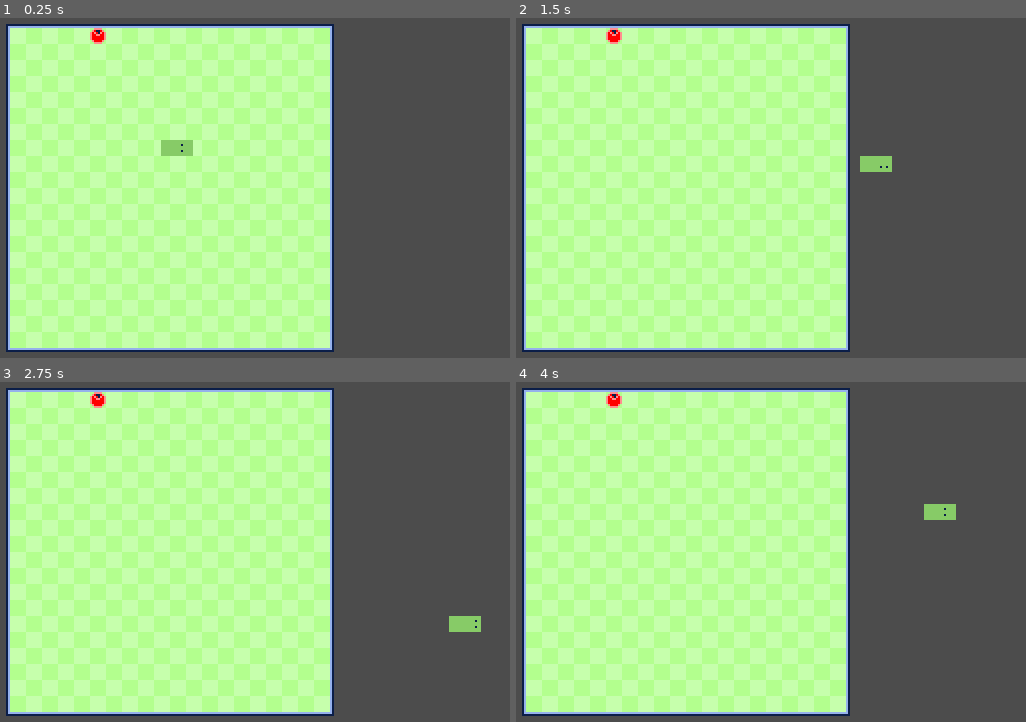
Above: before the commit, frames 1-4 (two rows, left to right).
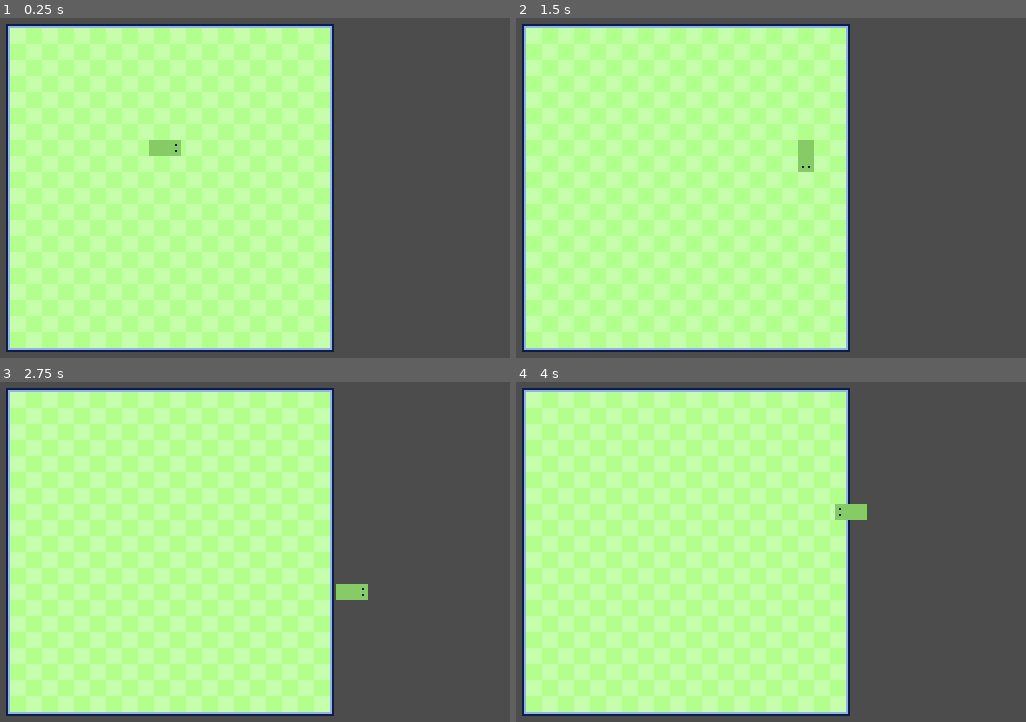
Above: after the commit, the same moments.

Repository: JustKwa/Snak-e
Game: Godot game, scene res://Scenes/level.tscn
Same seed, same stepped clock (60 frames per second), same inputs: the game is played once before the commit and once after it.
Inputs:
- Up to frame 1 (0.25 s): no input
- Up to frame 2 (1.5 s): hold Right (ui_right) 0.53-1.28 s; hold Down (ui_down) from 1.28 s (still down)
- Up to frame 3 (2.75 s): release Down (ui_down) at 2.03 s; hold Right (ui_right) from 2.03 s (still down)
- Up to frame 4 (4 s): release Right (ui_right) at 2.78 s; hold Up (ui_up) 2.78-3.53 s; hold Left (ui_left) from 3.53 s (still down)

The runs differ from the first frame. In frame 1, 0.3% of the frame differs, in the area x 17-38%, y 2-41%; in frame 2, 0.7%, in the area x 17-74%, y 2-46%; in frame 3, 0.7%; in frame 4, 0.7%.

Commit message:
the fucking body finally follows the snake head

Diff:
--- a/Scenes/Snake.tscn
+++ b/Scenes/Snake.tscn
@@ -1,12 +1,12 @@
 [gd_scene load_steps=6 format=2]
 
 [ext_resource path="res://Sprites/head.png" type="Texture" id=1]
-[ext_resource path="res://Scripts/head.gd" type="Script" id=2]
+[ext_resource path="res://Scripts/snake_body.gd" type="Script" id=2]
 [ext_resource path="res://Scripts/snake.gd" type="Script" id=3]
-[ext_resource path="res://Scenes/body.tscn" type="PackedScene" id=4]
+[ext_resource path="res://Sprites/body.png" type="Texture" id=4]
 
 [sub_resource type="RectangleShape2D" id=1]
-extents = Vector2( 2, 2 )
+extents = Vector2( 1, 1 )
 
 [node name="snake" type="Node2D"]
 script = ExtResource( 3 )
@@ -20,5 +20,15 @@
 [node name="CollisionShape2D" type="CollisionShape2D" parent="head"]
 shape = SubResource( 1 )
 
-[node name="body" parent="." instance=ExtResource( 4 )]
+[node name="body" type="Area2D" parent="."]
 position = Vector2( -8, 0 )
+script = ExtResource( 2 )
+__meta__ = {
+"_edit_group_": true
+}
+
+[node name="Sprite" type="Sprite" parent="body"]
+texture = ExtResource( 4 )
+
+[node name="CollisionShape2D" type="CollisionShape2D" parent="body"]
+shape = SubResource( 1 )
--- a/Scenes/body.tscn
+++ b/Scenes/body.tscn
@@ -1,7 +1,7 @@
 [gd_scene load_steps=4 format=2]
 
 [ext_resource path="res://Sprites/body.png" type="Texture" id=1]
-[ext_resource path="res://Scripts/body.gd" type="Script" id=2]
+[ext_resource path="res://Scripts/snake_body.gd" type="Script" id=2]
 
 [sub_resource type="RectangleShape2D" id=1]
 extents = Vector2( 2, 1 )
--- a/Scenes/level.tscn
+++ b/Scenes/level.tscn
@@ -38,4 +38,4 @@
 texture = ExtResource( 1 )
 
 [node name="snake" parent="." instance=ExtResource( 2 )]
-position = Vector2( 139, 76 )
+position = Vector2( 140, 76 )
--- a/Scripts/body.gd
+++ b/Scripts/body.gd
@@ -12,7 +12,8 @@
 
 
 func _physics_process(delta):
-	_move(delta)
+	print("body:" + str(direction))
+	# _move(delta)
 	pass
 
 
@@ -23,11 +24,19 @@
 		current_pos = position
 		percent_to_tile = 0.0
 		if direction.size() > 1:
-			direction.pop_front()
-			rotate_sprite()
+			remove_dir()
 	else:
 		position = current_pos + (global_var.GRID_SIZE * percent_to_tile * direction.front())
 	pass
+
+
+func add_dir(dir):
+	direction.append(dir)
+
+
+func remove_dir():
+	direction.pop_front()
+	rotate_sprite()
 
 
 func _on_body_area_entered(area: Area2D):
--- a/Scripts/head.gd
+++ /dev/null
@@ -1,48 +0,0 @@
-extends Area2D
-
-var direction = []
-var current_pos
-var percent_to_tile = 0.0
-export var global_var: Resource = preload("res://global_var.tres")
-
-signal change_dir
-
-
-func _ready():
-	current_pos = self.position
-	rotate_sprite()
-
-
-func _physics_process(delta):
-	_move(delta)
-	pass
-
-
-func _move(delta):
-	percent_to_tile += global_var.speed * delta
-	if percent_to_tile >= 1.0:
-		position = current_pos + (direction.front() * global_var.GRID_SIZE)
-		current_pos = position
-		percent_to_tile = 0.0
-		if direction.size() > 1:
-			direction.pop_front()
-			rotate_sprite()
-			emit_signal("change_dir")
-	else:
-		position = current_pos + (global_var.GRID_SIZE * percent_to_tile * direction.front())
-	pass
-
-
-func rotate_sprite():
-	if direction.empty():
-		return
-	else:
-		match direction.front():
-			Vector2(-1, 0):
-				$Sprite.set_rotation_degrees(0)
-			Vector2(1, 0):
-				$Sprite.set_rotation_degrees(180)
-			Vector2(0, 1):
-				$Sprite.set_rotation_degrees(-90)
-			Vector2(0, -1):
-				$Sprite.set_rotation_degrees(90)
--- a/Scripts/level.gd
+++ b/Scripts/level.gd
@@ -4,7 +4,8 @@
 
 
 func _ready():
-	spawn_food()
+	# spawn_food()
+	pass
 
 
 func spawn_food():
--- a/Scripts/snake.gd
+++ b/Scripts/snake.gd
@@ -1,50 +1,58 @@
 extends Node2D
 
-var input_dir = []
-var input = Vector2.ZERO
+var input_dir = [Vector2(1, 0),Vector2(1, 0),Vector2(1, 0)]
+var old_input = [Vector2(1, 0)]
 export var global_var: Resource = preload("res://global_var.tres")
 
-onready var body = preload("res://Scenes/body.tscn")
+# onready var body = preload("res://Scenes/body.tscn")
+onready var body = $body
 onready var head = $head
 
 
 func _ready():
-	input_dir.append(Vector2(1, 0))
-	head.direction.append(input_dir.front())
-	$body.direction.append(head.direction.front())
+	head.direction = input_dir.back()
+	body.direction = input_dir[1]
+	head.connect("at_tile", self, "head_move")
+	body.connect("at_tile", self, "body_move")
+
 
 
 func _physics_process(_delta):
 	_check_dir()
 
 
+func head_move():
+	input_dir.pop_front()
+	input_dir.append(old_input.front())
+	head.direction = input_dir.back()
+
+
+func body_move():
+	body.direction = input_dir[1]
+
+
 func _check_dir():
+	var input = Vector2.ZERO
 	if input.x == 0:
 		input.y = int(Input.is_action_just_pressed("ui_down")) - int(Input.is_action_just_pressed("ui_up"))
 	if input.y == 0:
 		input.x = int(Input.is_action_just_pressed("ui_right")) - int(Input.is_action_just_pressed("ui_left"))
 
-	if head.direction.size() <= 2:
-		if input != input_dir.back() and input != Vector2.ZERO:
-			if input.x + input_dir.back().x != 0 or input.y + input_dir.back().y != 0:
-				input_dir.append(input)
-				head.direction.append(input)
-
-	head.connect("change_dir", self, "change_body_dir")
+	# if input_dir.size() <= 3:
+	if input != old_input.front() and input != Vector2.ZERO:
+		if input.x + old_input.front().x != 0 or input.y + old_input.front().y != 0:
+			old_input.append(input)
+			old_input.pop_front()
 
 
-func change_body_dir():
-	get_child(1).direction.append(head.direction.front())
-
-
-func spawn_body():
-	var instance = body.instance()
-	var prev_body = get_child(get_child_count() - 1)
-	if prev_body.name == "head":
-		instance.position = prev_body.position * global_var.gap * prev_body.direction.front()
-	else:
-		instance.position = prev_body.position
-	instance.direction.append(Vector2.ZERO)
-	for i in prev_body.direction:
-		instance.direction.append(i)
-	call_deferred("add_child", instance)
+# func spawn_body():
+# 	var instance = body.instance()
+# 	var prev_body = get_child(get_child_count() - 1)
+# 	if prev_body.name == "head":
+# 		instance.position = prev_body.position * global_var.gap * prev_body.direction.front()
+# 	else:
+# 		instance.position = prev_body.position
+# 	instance.direction.append(Vector2.ZERO)
+# 	for i in prev_body.direction:
+# 		instance.direction.append(i)
+# 	call_deferred("add_child", instance)
--- /dev/null
+++ b/Scripts/snake_body.gd
@@ -0,0 +1,41 @@
+extends Area2D
+
+var direction
+var current_pos
+var percent_to_tile = 0.0
+export var global_var: Resource = preload("res://global_var.tres")
+
+signal at_tile
+
+func _ready():
+	current_pos = self.position
+
+
+func _physics_process(delta):
+	_move(delta)
+	rotate_sprite()
+
+
+func _move(delta):
+	percent_to_tile += global_var.speed * delta
+
+	if percent_to_tile >= 1.0:
+		position = current_pos + (direction * global_var.GRID_SIZE)
+		current_pos = position
+		percent_to_tile = 0.0
+		emit_signal("at_tile")
+
+	else:
+		position = current_pos + (global_var.GRID_SIZE * percent_to_tile * direction)
+
+
+func rotate_sprite():
+	match direction:
+		Vector2(-1, 0):
+			$Sprite.set_rotation_degrees(0)
+		Vector2(1, 0):
+			$Sprite.set_rotation_degrees(180)
+		Vector2(0, 1):
+			$Sprite.set_rotation_degrees(-90)
+		Vector2(0, -1):
+			$Sprite.set_rotation_degrees(90)
--- a/global_var.tres
+++ b/global_var.tres
@@ -4,4 +4,4 @@
 
 [resource]
 script = ExtResource( 1 )
-speed = 11
+speed = 7
